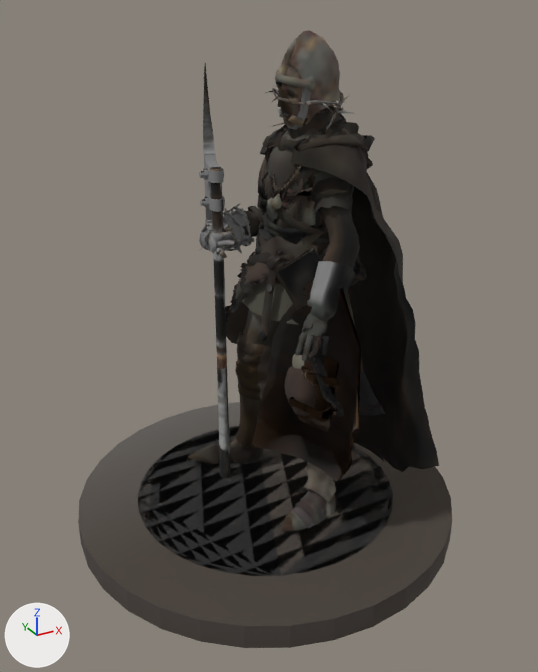
The OBJ model assets/minis/k9/model.obj, before and after one commit.
The view is the same before and after, from a camera (50 mm lens) standing at (-1.18, -2.17, 1.83) and looking at (-0.01, -0.05, 0.77). The lights are fixed; the arrows at lower left show +X, +Y and +Z. The older version comes first. Where no turn or scale is listed for an object, it has been applied to the vertices. Vertices at exactly the same position are counted once.

The scene before the commit, as lines of its bpy script (objects in view):
```python
me_model = bpy.data.meshes.new('model')
me_model.from_pydata(...)  # 19000 vertices, 25772 faces; spans x -0.72..0.72, y -0.72..0.72, z 0.0..1.77
me_model.materials.append(mat_atlas)  # picture img_diffuse_png
ob_model = bpy.data.objects.new('model', me_model)
ob_model.location = (0.0, 0.0, 0.0)
```
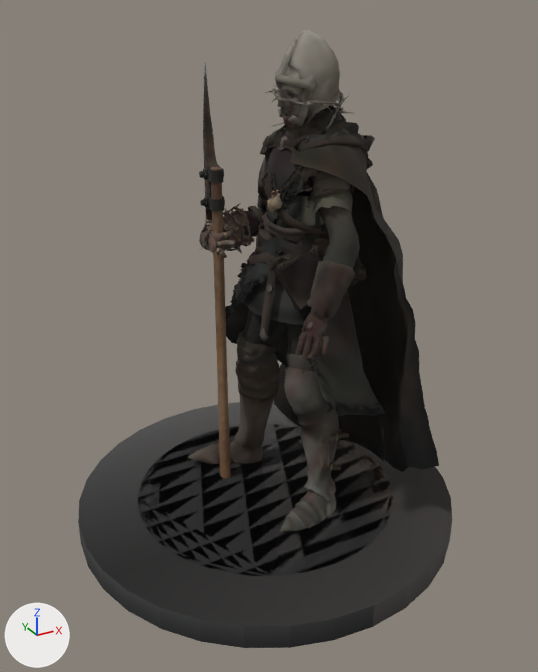
Where the change shows, as pixel boxes (x1, y1, x2, y2) in the pictures (538 x 672 px):
part 1 of me_model, deleted
    before: (252, 280, 362, 481)
part 2 of me_model, deleted
    before: (301, 366, 340, 389)
part 3 of me_model, deleted
    before: (298, 353, 339, 432)
part 4 of me_model, deleted
    before: (289, 397, 336, 419)
part 5 of me_model, surface changed
    both: (78, 30, 452, 648)

The edits, one by one:
me_model is used by ob_model.
me_model had 19000 vertices, 25772 faces and spanned x -0.72..0.72, y -0.72..0.72, z 0.0..1.77.
me_model now has 18780 vertices, 25370 faces and spans x -0.72..0.72, y -0.72..0.72, z 0.0..1.77.
me_model part 1: the loose piece of 88 vertices spanning x -0.09..0.13, y -0.44..-0.05, z 0.32..1.05 is deleted.
me_model part 2: the loose piece of 54 vertices spanning x 0.03..0.11, y -0.33..-0.17, z 0.66..0.7 is deleted.
me_model part 3: the loose piece of 30 vertices spanning x 0.03..0.11, y -0.32..-0.18, z 0.47..0.75 is deleted.
me_model part 4: the loose piece of 28 vertices spanning x -0.02..0.1, y -0.34..-0.17, z 0.56..0.6 is deleted.
me_model part 5: 21711 kept faces spanning x -0.72..0.72, y -0.72..0.72, z 0.0..1.77 get new texture (UV) coordinates.
Other edits to the shape of me_model do not show in these pictures.
